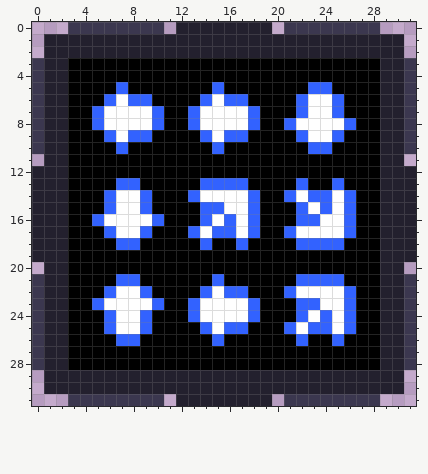
Two versions of one pixel-art sprite, Module Icons/Loop.png. Above: the version before the commit.
The file is 32x32 pixels.
After:
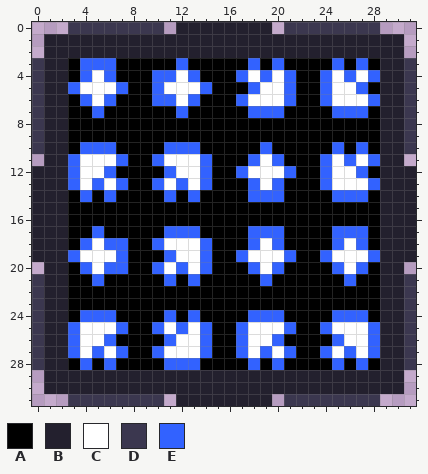
Palette (. is transparent): A #000000  B #23202e  C #ffffff  D #3b374f  E #3262ff
Diff:
Changed rows in their new state; - is an unchanged pixel.
first column x 3:
 3 -EEE-----E-----E-E----E-E-
 4 -ECE---EECE---ECECE--ECECE
 5 ECCC---ECCCEA--ECCE-A-CCE-
 6 -EC-AAAEECEAAA-CCCEAAECCCE
 7 ---AAAAA-EAAAAA-EE-AAA-EE-
 8 --AAAAAA--AAAAAA--AAAAAA--
 9 ---AAAA----AAAA----AAAA---
10 -EEEA---EEE-A---E---AAE-E-
11 ECCCE--ECCCE---ECE---ECECE
12 ECCE----ECCE--ECCCE--ECCE-
13 ECEC-A-ECEC-AAAECE-A-ECCCE
14 -E--AAA-E--AAAA-EEAAAAE-E-
15 ---AAAA----AAAAA---AAAAA--
16 --AAAAAA---AAAAA---AAAAA--
17 --EAAAA-EE-AAAA-EEAAAAE-E-
18 -ECE-A-ECCC---AECE-AAA-CE-
19 ECCCE---ECCE--ECCCE--ECCCE
20 -ECEE--ECECE---ECE----ECE-
21 --E-AA--E-E-A---E--AAAAE--
22 ---AAAA----AAAA---AAAAAA--
23 --AAAAAA--AAAAAA---AAAAA--
24 -EE-AAA-E--AAAA-EE-AAAE-E-
25 ECCCEAAECEC-AA-CCC-AA--CCE
26 ECCEAA--ECCEA-ECCE-A---CCE
27 ECECE--ECCCE--ECECE--ECECE
28 -E-E----EEE----E-E----E-E-
Where, in picture pixels (left, top, right, bottom), the same in both pictures:
changed: (68, 58, 380, 370)
